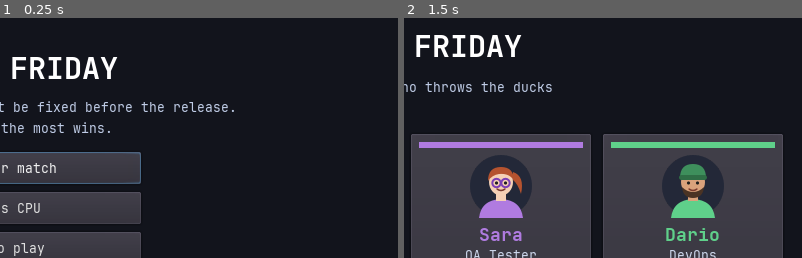
Above: before the commit, frames 1-2 (left to right).
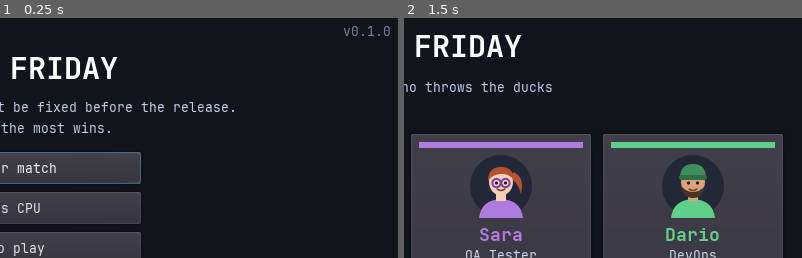
Above: after the commit, the same moments.

Repository: NormalCrazy000/pg_raspberry
Game: Godot game, scene res://scenes/boot.tscn
Two runs of this game, one before a commit and one after it. Both use one fixed random seed, a clock stepped at 60 frames per second and the inputs below.
Inputs:
- Up to frame 1 (0.25 s): no input
- Up to frame 2 (1.5 s): click "2-player match" at 0.5 s; click "Giulia" at 1.25 s
The pictures show only the part of the screen within x 50-100%, y 1-51%; the shares and areas given below are measured in that part.

The runs differ from the first frame. In frame 1, 0.2% of the frame differs, in the area x 86-98%, y 3-8%; in frame 2, nothing differs.

Commit message:
Fase 8: preparazione della release 0.1.0
- Versione 0.1.0 nel progetto, mostrata nel menu e nei crediti
- CHANGELOG.md e CONTRIBUTING.md
- Screenshot e sezione "Scaricare e giocare" nel README

Co-Authored-By: Claude Opus 5.5 <noreply@anthropic.com>

Diff:
--- a/project.godot
+++ b/project.godot
@@ -15,6 +15,7 @@
 config/use_custom_user_dir=true
 config/custom_user_dir_name="hotfix_friday"
 config/icon="res://icon.png"
+config/version="0.1.0"
 
 [autoload]
 
--- a/scripts/menu/main_menu.gd
+++ b/scripts/menu/main_menu.gd
@@ -17,6 +17,16 @@
 	MenuStyle.add_background(self)
 	Audio.play_music()
 	hint.text = tr("HINT_MENU")
+	var version := Label.new()
+	version.text = "v%s" % ProjectSettings.get_setting("application/config/version")
+	version.modulate = Color(0.45, 0.5, 0.6)
+	version.anchor_left = 1.0
+	version.anchor_right = 1.0
+	version.margin_left = -90
+	version.margin_right = -10
+	version.margin_top = 8
+	version.align = Label.ALIGN_RIGHT
+	add_child(version)
 	_show_page("main")
 
 
--- a/scripts/menu/text_screen.gd
+++ b/scripts/menu/text_screen.gd
@@ -49,7 +49,8 @@
 			_add_button(buttons, tr("STATS_RESET"), "_reset_stats")
 		"credits":
 			title.text = tr("CREDITS_TITLE")
-			text.text = tr("CREDITS_BODY") + "\n\n" + Engine.get_license_text()
+			var version: String = ProjectSettings.get_setting("application/config/version")
+			text.text = "v%s\n\n%s\n\n%s" % [version, tr("CREDITS_BODY"), Engine.get_license_text()]
 		_:
 			title.text = tr("HOW_TO_TITLE")
 			text.text = tr("HOW_TO_BODY")
Binary file added: docs/screenshots/menu.png
Not shown, added: docs/screenshots/menu.png.import
Binary file added: docs/screenshots/partita.png
Not shown, added: docs/screenshots/partita.png.import
Binary file added: docs/screenshots/personaggi.png
Not shown, added: docs/screenshots/personaggi.png.import
Not shown, added: CHANGELOG.md
Not shown, added: CONTRIBUTING.md
Not shown, changed: ROADMAP.md
